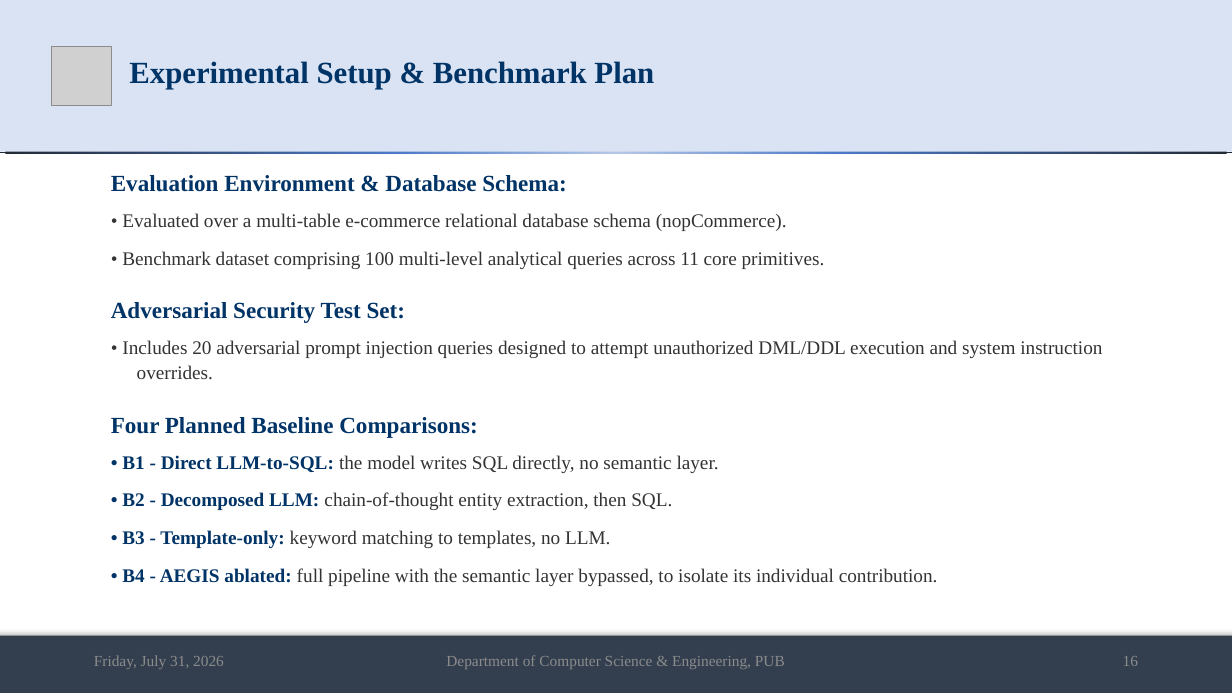
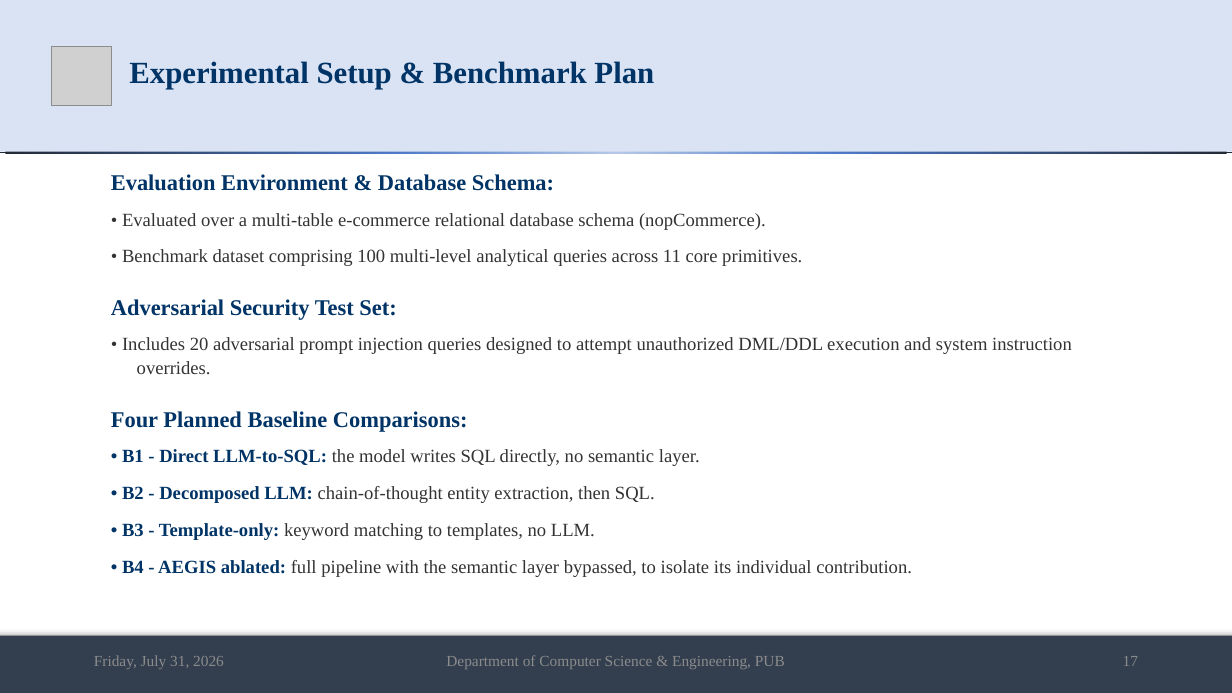
Before and after one commit to md-riaz/AEGIS-Research, a slide deck: slide 17 of docs/scripts/Md_Riaz_Mid_Defense_Final_0322310105101024.pptx (slide 16 before the commit). Drawn at 1232x693 pixels with LibreOffice and Linux fonts; fonts in the diff are those of the drawing; grey boxes stand for pictures. Boxes give left, top, right and bottom in pixels: in the first picture for what was removed or moved away, otherwise in the second. Text is boxed around its words. In the diff, an @@ line names an element or a change of style, - is before the commit and + after.

```diff
--- a/docs/scripts/Md_Riaz_Mid_Defense_Final_0322310105101024.pptx
+++ b/docs/scripts/Md_Riaz_Mid_Defense_Final_0322310105101024.pptx
@@ text "Evaluation Environment & Database Schema:" at (111, 174, 1072, 577): size 18 to 17.5 pt in "Evaluation Environment & Database Schema:", "Adversarial Security Test Set:", "Four Planned Baseline Comparisons:"; size 15 to 14.5 pt in "• Evaluated over a multi-table e-commerce relational ...", "• Benchmark dataset comprising 100 multi-level analytical ...", "• Includes 20 adversarial prompt injection queries ...", "• B1 - Direct LLM-to-SQL: the model ..." and 3 more places @@
@@ text at (1123, 656, 1138, 666): text changed @@
-16
+17
```
Also in this commit, not shown: 19 other slides changed, 2 slides added, 2 other files.
